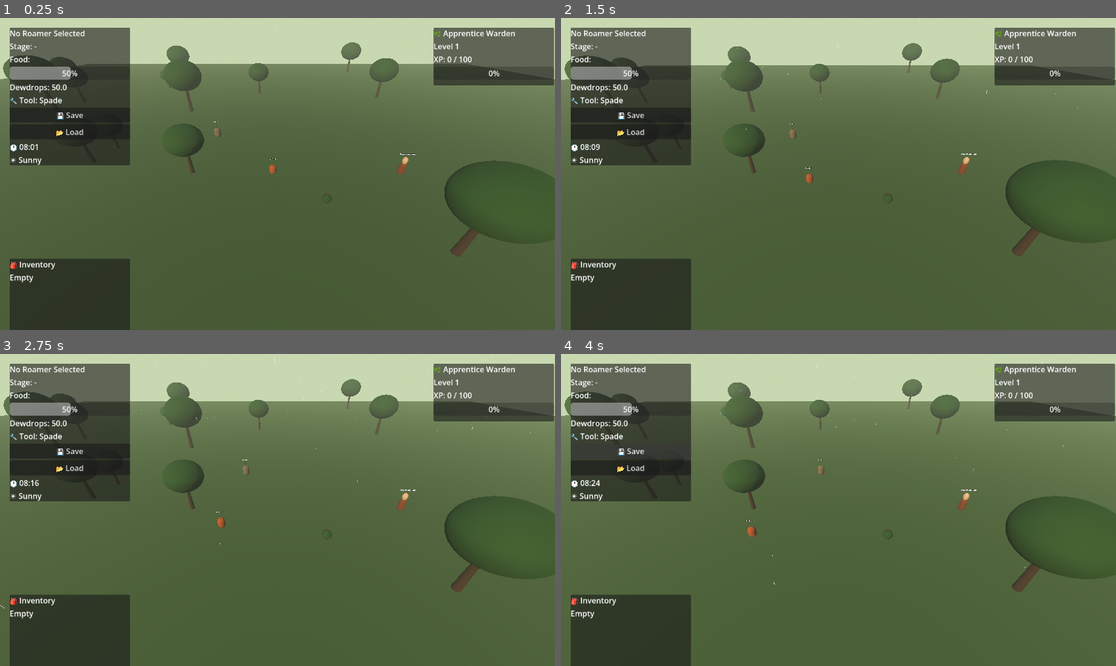
Above: before the commit, frames 1-4 (two rows, left to right).
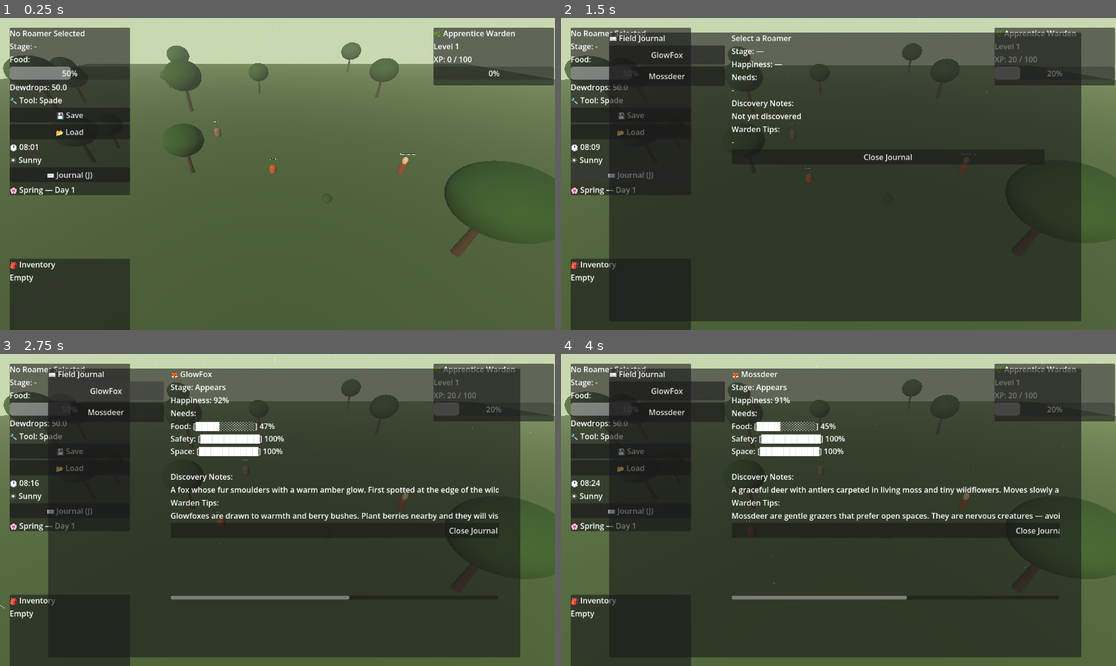
Above: after the commit, the same moments.

Repository: Ronana/Habitat
Game: Godot game, scene res://scenes/garden.tscn
Two runs of this game, one before a commit and one after it. Both use one fixed random seed, a clock stepped at 60 frames per second and the inputs below.
Inputs (mouse positions are in pixels of both pictures, inside the frame that each line leads up to):
- Up to frame 1 (0.25 s): no input
- Up to frame 2 (1.5 s): click "📂 Load" at 0.5 s; click (633, 174) at 1.25 s, where only the run after the commit has a clickable "📖 Journal (J)"
- Up to frame 3 (2.75 s): click (105, 391) at 2 s, where only the run after the commit has a clickable "GlowFox"
- Up to frame 4 (4 s): click (666, 413) at 2.75 s, where only the run after the commit has a clickable "Mossdeer"; click "💾 Save" at 3.5 s

The runs differ from the first frame. In frame 1, 2.1% of the frame differs, in the area x 1-24%, y 46-57%; in frame 2, 72%; in frame 3, 71%; in frame 4, 72%, in the area x 1-94%, y 4-98%.

Commit message:
Seasonal system — spring, summer, autumn, winter with dynamic sky and lighting

Diff:
--- a/habitat/project.godot
+++ b/habitat/project.godot
@@ -23,6 +23,7 @@
 InventoryManager="*uid://dl14j51s37ici"
 WeatherManager="*uid://cd878p7bqsd75"
 WardenManager="*uid://d1sxvsspv0pty"
+SeasonManager="*uid://6ni2kio4bvno"
 
 [physics]
 
--- /dev/null
+++ b/habitat/scenes/field_journal.tscn
@@ -0,0 +1,86 @@
+[gd_scene format=3 uid="uid://c1lkhe5e3ixcb"]
+
+[ext_resource type="Script" uid="uid://cm6r4wwgih38b" path="res://scripts/field_journal.gd" id="1_5lp0u"]
+
+[node name="FieldJournal" type="CanvasLayer" unique_id=938521938]
+script = ExtResource("1_5lp0u")
+
+[node name="JournalPanel" type="PanelContainer" parent="." unique_id=1170420411]
+visible = false
+custom_minimum_size = Vector2(980, 580)
+offset_left = 100.0
+offset_top = 30.0
+offset_right = 1000.0
+offset_bottom = 630.0
+
+[node name="HBoxContainer" type="HBoxContainer" parent="JournalPanel" unique_id=321631627]
+layout_mode = 2
+
+[node name="LeftPanel" type="VBoxContainer" parent="JournalPanel/HBoxContainer" unique_id=242294266]
+custom_minimum_size = Vector2(250, 500)
+layout_mode = 2
+
+[node name="JournalTitle" type="Label" parent="JournalPanel/HBoxContainer/LeftPanel" unique_id=1314057857]
+layout_mode = 2
+text = "📖 Field Journal"
+
+[node name="ScrollContainer" type="ScrollContainer" parent="JournalPanel/HBoxContainer/LeftPanel" unique_id=1691598196]
+custom_minimum_size = Vector2(250, 400)
+layout_mode = 2
+
+[node name="RoamerList" type="VBoxContainer" parent="JournalPanel/HBoxContainer/LeftPanel/ScrollContainer" unique_id=1938798841]
+custom_minimum_size = Vector2(240, 400)
+layout_mode = 2
+
+[node name="RightPanel" type="VBoxContainer" parent="JournalPanel/HBoxContainer" unique_id=227355595]
+custom_minimum_size = Vector2(680, 500)
+layout_mode = 2
+
+[node name="ScrollContainer" type="ScrollContainer" parent="JournalPanel/HBoxContainer/RightPanel" unique_id=732826796]
+custom_minimum_size = Vector2(650, 480)
+layout_mode = 2
+
+[node name="VBoxContainer" type="VBoxContainer" parent="JournalPanel/HBoxContainer/RightPanel/ScrollContainer" unique_id=1189641926]
+layout_mode = 2
+
+[node name="EntryName" type="Label" parent="JournalPanel/HBoxContainer/RightPanel/ScrollContainer/VBoxContainer" unique_id=1340781535]
+layout_mode = 2
+text = "Select a Roamer"
+
+[node name="EntryStage" type="Label" parent="JournalPanel/HBoxContainer/RightPanel/ScrollContainer/VBoxContainer" unique_id=1000105053]
+layout_mode = 2
+text = "Stage: —"
+
+[node name="EntryHappiness" type="Label" parent="JournalPanel/HBoxContainer/RightPanel/ScrollContainer/VBoxContainer" unique_id=358712725]
+layout_mode = 2
+text = "Happiness: —"
+
+[node name="EntryNeeds" type="Label" parent="JournalPanel/HBoxContainer/RightPanel/ScrollContainer/VBoxContainer" unique_id=2012338100]
+layout_mode = 2
+text = "Needs:"
+
+[node name="NeedsDetail" type="Label" parent="JournalPanel/HBoxContainer/RightPanel/ScrollContainer/VBoxContainer" unique_id=1741326857]
+layout_mode = 2
+text = "-"
+
+[node name="EntryDiscovery" type="Label" parent="JournalPanel/HBoxContainer/RightPanel/ScrollContainer/VBoxContainer" unique_id=1868831796]
+layout_mode = 2
+text = "Discovery Notes:"
+
+[node name="DiscoveryDetail" type="Label" parent="JournalPanel/HBoxContainer/RightPanel/ScrollContainer/VBoxContainer" unique_id=1085168879]
+custom_minimum_size = Vector2(650, 0)
+layout_mode = 2
+text = "Not yet discovered"
+
+[node name="EntryTips" type="Label" parent="JournalPanel/HBoxContainer/RightPanel/ScrollContainer/VBoxContainer" unique_id=1801094453]
+layout_mode = 2
+text = "Warden Tips:"
+
+[node name="TipsDetail" type="Label" parent="JournalPanel/HBoxContainer/RightPanel/ScrollContainer/VBoxContainer" unique_id=1062702797]
+custom_minimum_size = Vector2(650, 0)
+layout_mode = 2
+text = "-"
+
+[node name="CloseButton" type="Button" parent="JournalPanel/HBoxContainer/RightPanel/ScrollContainer/VBoxContainer" unique_id=2147038562]
+layout_mode = 2
+text = "Close Journal"
--- a/habitat/scenes/garden.tscn
+++ b/habitat/scenes/garden.tscn
@@ -10,6 +10,7 @@
 [ext_resource type="PackedScene" uid="uid://b4hn7obb75dth" path="res://creatures/mossdeer.tscn" id="8_1vq1v"]
 [ext_resource type="PackedScene" uid="uid://bln8w37off4uw" path="res://scenes/tool_manager.tscn" id="9_5pv02"]
 [ext_resource type="PackedScene" uid="uid://bqrg6quaigfo4" path="res://scenes/maren.tscn" id="10_wiw1g"]
+[ext_resource type="PackedScene" uid="uid://c1lkhe5e3ixcb" path="res://scenes/field_journal.tscn" id="11_8csfy"]
 
 [sub_resource type="StandardMaterial3D" id="StandardMaterial3D_b0h10"]
 albedo_color = Color(0.2901961, 0.41960785, 0.20784314, 1)
@@ -106,3 +107,5 @@
 visibility_aabb = AABB(-100, -30, -100, 200, 50, 200)
 process_material = SubResource("ParticleProcessMaterial_wiw1g")
 draw_pass_1 = SubResource("QuadMesh_8csfy")
+
+[node name="FieldJournal" parent="." unique_id=938521938 instance=ExtResource("11_8csfy")]
--- a/habitat/scenes/roamer_ui.tscn
+++ b/habitat/scenes/roamer_ui.tscn
@@ -55,6 +55,14 @@
 [node name="WeatherLabel" type="Label" parent="Panel/VBoxContainer" unique_id=2058282872]
 layout_mode = 2
 text = "☀️ Sunny"
+
+[node name="JournalButton" type="Button" parent="Panel/VBoxContainer" unique_id=1637680919]
+layout_mode = 2
+text = "📖 Journal (J)"
+
+[node name="SeasonLabel" type="Label" parent="Panel/VBoxContainer" unique_id=465804813]
+layout_mode = 2
+text = "🌸 Spring — Day 1"
 
 [node name="ShopPanel" type="PanelContainer" parent="." unique_id=1357719498 groups=["ui_panels"]]
 visible = false
--- a/habitat/scripts/day_night_manager.gd
+++ b/habitat/scripts/day_night_manager.gd
@@ -63,12 +63,19 @@
 	var sun_angle = (current_time / 24.0) * 360.0 - 90.0
 	sun.rotation_degrees.x = -sun_angle
 
-	# Interpolate sun colour and energy
+	# Get base energy from current season
+	var season_base_energy = SeasonManager.season_data[SeasonManager.current_season]["sun_energy"]
+
+	# Interpolate sun colour only — let season control energy
 	sun.light_color = get_interpolated_colour(sun_colours, current_time)
-	sun.light_energy = get_interpolated_float(sun_energy, current_time)
 
-	# Interpolate ambient light colour
-	environment.ambient_light_color = get_interpolated_colour(sky_colours, current_time)
+	# Blend day/night energy with season energy
+	var day_factor = get_interpolated_float(sun_energy, current_time)
+	sun.light_energy = day_factor * season_base_energy
+
+	# Ambient light from season
+	var season_ambient = SeasonManager.season_data[SeasonManager.current_season]["ambient_colour"]
+	environment.ambient_light_color = season_ambient
 	environment.ambient_light_energy = lerp(0.1, 0.5, sin((current_time / 24.0) * PI))
 
 func get_interpolated_colour(colour_map: Dictionary, time: float) -> Color:
--- /dev/null
+++ b/habitat/scripts/field_journal.gd
@@ -0,0 +1,119 @@
+extends CanvasLayer
+
+@onready var journal_panel = $JournalPanel
+@onready var roamer_list = $JournalPanel/HBoxContainer/LeftPanel/ScrollContainer/RoamerList
+@onready var entry_name = $JournalPanel/HBoxContainer/RightPanel/ScrollContainer/VBoxContainer/EntryName
+@onready var entry_stage = $JournalPanel/HBoxContainer/RightPanel/ScrollContainer/VBoxContainer/EntryStage
+@onready var entry_happiness = $JournalPanel/HBoxContainer/RightPanel/ScrollContainer/VBoxContainer/EntryHappiness
+@onready var needs_detail = $JournalPanel/HBoxContainer/RightPanel/ScrollContainer/VBoxContainer/NeedsDetail
+@onready var discovery_detail = $JournalPanel/HBoxContainer/RightPanel/ScrollContainer/VBoxContainer/DiscoveryDetail
+@onready var tips_detail = $JournalPanel/HBoxContainer/RightPanel/ScrollContainer/VBoxContainer/TipsDetail
+@onready var close_button = $JournalPanel/HBoxContainer/RightPanel/ScrollContainer/VBoxContainer/CloseButton
+
+# Journal data — stores discovered roamer info
+var journal_entries = {}
+
+# Roamer tips database
+var roamer_tips = {
+	"GlowFox": "Glowfoxes are drawn to warmth and berry bushes. Plant berries nearby and they will visit more readily. They are most active at dusk when their fur begins to glow.",
+	"Mossdeer": "Mossdeer are gentle grazers that prefer open spaces. They are nervous creatures — avoid loud activities nearby. Their mossy antlers grow larger the happier they are.",
+}
+
+var roamer_discovery_notes = {
+	"GlowFox": "A fox whose fur smoulders with a warm amber glow. First spotted at the edge of the wilderness, drawn by the scent of berries.",
+	"Mossdeer": "A graceful deer with antlers carpeted in living moss and tiny wildflowers. Moves slowly and deliberately through open clearings.",
+}
+
+func _ready():
+	close_button.pressed.connect(close_journal)
+	journal_panel.visible = false
+
+func _input(event):
+	if event is InputEventKey and event.pressed:
+		if event.keycode == KEY_J:
+			toggle_journal()
+
+func toggle_journal():
+	journal_panel.visible = !journal_panel.visible
+	if journal_panel.visible:
+		refresh_journal()
+
+func close_journal():
+	journal_panel.visible = false
+
+func discover_roamer(roamer_name: String):
+	if not journal_entries.has(roamer_name):
+		journal_entries[roamer_name] = {
+			"discovered": true,
+			"first_seen": get_time_string(),
+			"times_fed": 0,
+			"highest_stage": 0
+		}
+		print("📖 New journal entry: ", roamer_name)
+		WardenManager.gain_xp("roamer_appears")
+
+func update_entry(roamer_name: String, stage: int, times_fed: int):
+	if journal_entries.has(roamer_name):
+		journal_entries[roamer_name]["highest_stage"] = max(
+			journal_entries[roamer_name]["highest_stage"], stage
+		)
+		journal_entries[roamer_name]["times_fed"] = times_fed
+
+func refresh_journal():
+	for child in roamer_list.get_children():
+		child.queue_free()
+
+	var roamers = get_tree().get_nodes_in_group("roamers")
+	print("Roamers found in journal: ", roamers.size())
+	for r in roamers:
+		print(" - ", r.name)
+
+	if roamers.is_empty():
+		var empty = Label.new()
+		empty.text = "No Roamers discovered yet."
+		roamer_list.add_child(empty)
+		return
+
+	for roamer in roamers:
+		discover_roamer(roamer.name)
+		var btn = Button.new()
+		btn.text = roamer.name
+		btn.custom_minimum_size = Vector2(200, 40)
+		btn.pressed.connect(_on_roamer_selected.bind(roamer))
+		roamer_list.add_child(btn)
+		print("Added button for: ", roamer.name)
+
+
+
+func _on_roamer_selected(roamer):
+	var stage_names = ["Appears", "Visits", "Resident", "Bonded"]
+	entry_name.text = "🦊 " + roamer.name
+	entry_stage.text = "Stage: " + stage_names[roamer.attraction_stage]
+	entry_happiness.text = "Happiness: " + str(int(roamer.happiness * 100)) + "%"
+
+	# Build needs string
+	var needs_text = ""
+	for need in roamer.needs:
+		var bar = _make_bar(roamer.needs[need])
+		needs_text += need.capitalize() + ": " + bar + " " + str(int(roamer.needs[need] * 100)) + "%\n"
+	needs_detail.text = needs_text
+
+	# Discovery notes
+	if roamer_discovery_notes.has(roamer.name):
+		discovery_detail.text = roamer_discovery_notes[roamer.name]
+	else:
+		discovery_detail.text = "Still learning about this creature..."
+
+	# Warden tips
+	if roamer_tips.has(roamer.name):
+		tips_detail.text = roamer_tips[roamer.name]
+	else:
+		tips_detail.text = "Keep observing to learn more."
+
+func _make_bar(value: float) -> String:
+	var filled = int(value * 10)
+	var empty = 10 - filled
+	return "[" + "█".repeat(filled) + "░".repeat(empty) + "]"
+
+func get_time_string() -> String:
+	return DayNightManager.get_time_string()
--- a/habitat/scripts/garden.gd
+++ b/habitat/scripts/garden.gd
@@ -17,17 +17,13 @@
 	WeatherManager.environment = env
 	WeatherManager.sun = sun
 	WeatherManager.rain_particles = get_node("RainParticles")
+	SeasonManager.environment = env
+	SeasonManager.sun = sun
 
 	# Try to load save
-	var loaded = SaveManager.load_game(self)
+	var loaded = await SaveManager.load_game(self)
 	if not loaded:
 		print("Fresh wilderness — no save found")
-
-	# Test rain particles
-	var rain = get_node("RainParticles")
-	rain.emitting = true
-	print("Rain particles emitting: ", rain.emitting)
-	print("Rain particle amount: ", rain.amount)
 
 func _input(event):
 	if event is InputEventKey and event.pressed:
@@ -46,6 +42,27 @@
 			WeatherManager.set_weather(WeatherManager.Weather.FOG)
 		if event.keycode == KEY_4:
 			WeatherManager.set_weather(WeatherManager.Weather.WIND)
+			# Press F1-F4 to force seasons for testing
+		if event.keycode == KEY_F1:
+			SeasonManager.current_season = SeasonManager.Season.SPRING
+			SeasonManager.apply_season()
+			WeatherManager.apply_weather_effects()
+			SeasonManager.emit_signal("season_changed", SeasonManager.current_season)
+		if event.keycode == KEY_F2:
+			SeasonManager.current_season = SeasonManager.Season.SUMMER
+			SeasonManager.apply_season()
+			WeatherManager.apply_weather_effects()
+			SeasonManager.emit_signal("season_changed", SeasonManager.current_season)
+		if event.keycode == KEY_F3:
+			SeasonManager.current_season = SeasonManager.Season.AUTUMN
+			SeasonManager.apply_season()
+			WeatherManager.apply_weather_effects()
+			SeasonManager.emit_signal("season_changed", SeasonManager.current_season)
+		if event.keycode == KEY_F4:
+			SeasonManager.current_season = SeasonManager.Season.WINTER
+			SeasonManager.apply_season()
+			WeatherManager.apply_weather_effects()
+			SeasonManager.emit_signal("season_changed", SeasonManager.current_season)
 
 func scatter_trees():
 	var i = 0
--- a/habitat/scripts/roamer_base.gd
+++ b/habitat/scripts/roamer_base.gd
@@ -51,7 +51,7 @@
 	dewdrop_timer += delta
 	if dewdrop_timer >= dewdrop_interval:
 		dewdrop_timer = 0.0
-		var earned = happiness * 2.0
+		var earned = happiness * 2.0 * SeasonManager.get_dewdrop_multiplier()
 		CurrencyManager.add_dewdrops(earned)
 	# Seek food when hungry
 	food_seek_timer += delta
@@ -89,7 +89,7 @@
 	var total = 0.0
 	for need in needs:
 		total += needs[need]
-	happiness = total / needs.size()
+	happiness = clamp((total / needs.size()) + SeasonManager.get_happiness_bonus(), 0.0, 1.0)
 
 func handle_wandering(delta):
 	wander_timer -= delta
--- a/habitat/scripts/roamer_ui.gd
+++ b/habitat/scripts/roamer_ui.gd
@@ -26,7 +26,9 @@
 	WardenManager.xp_gained.connect(_on_xp_gained)
 	WardenManager.level_up.connect(_on_level_up)
 	update_warden_ui()
-
+	SeasonManager.season_changed.connect(_on_season_changed)
+	SeasonManager.day_passed.connect(_on_day_passed)
+	update_season_ui()
 	# Connect shop buttons
 	$ShopPanel/VBoxContainer/Item0.pressed.connect(_on_buy_item.bind(0))
 	$ShopPanel/VBoxContainer/Item1.pressed.connect(_on_buy_item.bind(1))
@@ -34,7 +36,9 @@
 	$ShopPanel/VBoxContainer/Item3.pressed.connect(_on_buy_item.bind(3))
 	$ShopPanel/VBoxContainer/CloseButton.pressed.connect(close_shop)
 	$Panel/VBoxContainer/SaveButton.pressed.connect(_on_save)
-	$Panel/VBoxContainer/LoadButton.pressed.connect(_on_load)#
+	$Panel/VBoxContainer/LoadButton.pressed.connect(_on_load)
+	$Panel/VBoxContainer/JournalButton.pressed.connect(_on_journal_button)
+	print("SeasonLabel found: ", has_node("Panel/VBoxContainer/SeasonLabel"))
 
 
 
@@ -151,3 +155,20 @@
 func show_level_up_message():
 	# Simple level up notification for now
 	print("UI: Level up to ", WardenManager.current_level)
+
+func _on_journal_button():
+	var journal = get_tree().get_root().get_node("Garden/FieldJournal")
+	journal.toggle_journal()
+
+func _on_season_changed(_season):
+	update_season_ui()
+
+func _on_day_passed(_day):
+	update_season_ui()
+
+func update_season_ui():
+	var label = $Panel/VBoxContainer/SeasonLabel
+	if label:
+		label.text = SeasonManager.get_season_string()
+	else:
+		print("ERROR: SeasonLabel not found")
--- a/habitat/scripts/save_manager.gd
+++ b/habitat/scripts/save_manager.gd
@@ -43,7 +43,7 @@
 	file.close()
 	print("Game saved successfully!")
 
-func load_game(garden: Node):
+func load_game(_garden: Node):
 	if not FileAccess.file_exists(SAVE_PATH):
 		print("No save file found — starting fresh")
 		return false
@@ -63,9 +63,11 @@
 	# Remove existing Roamers and bushes before loading
 	for roamer in get_tree().get_nodes_in_group("roamers"):
 		roamer.queue_free()
-
 	for bush in get_tree().get_nodes_in_group("food"):
 		bush.queue_free()
+
+	# Wait one frame for queue_free to complete
+	await get_tree().process_frame
 
 	# Restore currency
 	CurrencyManager.dewdrops = save_data["currency"]["dewdrops"]
@@ -77,7 +79,8 @@
 		var scene = load(roamer_data["scene"])
 		if scene:
 			var roamer = scene.instantiate()
-			garden.add_child(roamer)
+			roamer.name = roamer_data["name"]
+			_garden.add_child(roamer)
 			roamer.global_position = Vector3(
 				roamer_data["position"]["x"],
 				roamer_data["position"]["y"],
@@ -90,7 +93,7 @@
 	var bush_scene = load("res://scenes/berry_bush.tscn")
 	for bush_data in save_data["berry_bushes"]:
 		var bush = bush_scene.instantiate()
-		garden.add_child(bush)
+		_garden.add_child(bush)
 		bush.global_position = Vector3(
 			bush_data["position"]["x"],
 			bush_data["position"]["y"],
--- /dev/null
+++ b/habitat/scripts/season_manager.gd
@@ -0,0 +1,138 @@
+extends Node
+
+signal season_changed(new_season)
+signal day_passed(day_number)
+
+enum Season { SPRING, SUMMER, AUTUMN, WINTER }
+
+var current_season: Season = Season.SPRING
+var current_day: int = 1
+var days_per_season: int = 7
+var day_timer: float = 0.0
+var day_length_seconds: float = 240.0 # Matches DayNightManager
+
+var season_data = {
+	Season.SPRING: {
+	"name": "Spring",
+	"icon": "🌸",
+	"ambient_colour": Color(0.7, 1.0, 0.7),
+	"fog_colour": Color(0.8, 1.0, 0.8),
+	"fog_density": 0.004,
+	"sun_energy": 1.2,
+	"sky_top_colour": Color(0.4, 0.7, 0.5),
+	"sky_horizon_colour": Color(0.7, 0.95, 0.75),
+	"description": "Roamers emerge and new species appear for the first time.",
+	"roamer_happiness_bonus": 0.1,
+	"dewdrop_multiplier": 1.0
+	},
+	Season.SUMMER: {
+	"name": "Summer",
+	"icon": "☀️",
+	"ambient_colour": Color(1.0, 0.9, 0.5),
+	"fog_colour": Color(1.0, 0.95, 0.6),
+	"fog_density": 0.0,
+	"sun_energy": 2.2,
+	"sky_top_colour": Color(0.2, 0.5, 0.9),
+	"sky_horizon_colour": Color(0.6, 0.85, 1.0),
+	"description": "Peak activity. Most Roamers active. Breeding rates highest.",
+	"roamer_happiness_bonus": 0.2,
+	"dewdrop_multiplier": 1.5
+	},
+	Season.AUTUMN: {
+	"name": "Autumn",
+	"icon": "🍂",
+	"ambient_colour": Color(0.9, 0.7, 0.4),
+	"fog_colour": Color(0.85, 0.7, 0.5),
+	"fog_density": 0.002,
+	"sun_energy": 1.2,
+	"sky_top_colour": Color(0.5, 0.35, 0.2),
+	"sky_horizon_colour": Color(0.85, 0.6, 0.3),
+	"description": "Rare Roamers appear. Some species prepare to hibernate.",
+	"roamer_happiness_bonus": 0.0,
+	"dewdrop_multiplier": 1.2
+	},
+	Season.WINTER: {
+	"name": "Winter",
+	"icon": "❄️",
+	"ambient_colour": Color(0.7, 0.8, 0.95),
+	"fog_colour": Color(0.85, 0.9, 1.0),
+	"fog_density": 0.003,
+	"sun_energy": 0.8,
+	"sky_top_colour": Color(0.15, 0.2, 0.4),
+	"sky_horizon_colour": Color(0.6, 0.7, 0.9),
+	"description": "Nocturnal Roamers most active. Exclusive winter Roamers appear.",
+	"roamer_happiness_bonus": -0.1,
+	"dewdrop_multiplier": 0.8
+	},
+}
+
+# References
+var environment: Environment
+var sun: DirectionalLight3D
+
+func _process(delta):
+	day_timer += delta
+	if day_timer >= day_length_seconds:
+		day_timer = 0.0
+		advance_day()
+
+func advance_day():
+	current_day += 1
+	emit_signal("day_passed", current_day)
+	print("📅 Day ", current_day, " of ", get_season_name())
+
+	if current_day > days_per_season:
+		current_day = 1
+		advance_season()
+
+func advance_season():
+	var next_season = (current_season + 1) % 4
+	current_season = next_season
+	emit_signal("season_changed", current_season)
+	apply_season()
+	print("🌿 Season changed to: ", get_season_name())
+	WardenManager.gain_xp("roamer_appears")
+
+func apply_season():
+	print("apply_season called — season: ", get_season_name())
+	if not environment or not sun:
+		print("ERROR: Missing environment or sun reference")
+		return
+	var data = season_data[current_season]
+
+	environment.ambient_light_color = data["ambient_colour"]
+	sun.light_energy = data["sun_energy"]
+
+	if data["fog_density"] > 0:
+		environment.fog_enabled = true
+		environment.fog_density = data["fog_density"]
+		environment.fog_light_color = data["fog_colour"]
+	else:
+		environment.fog_enabled = false
+
+	# Update procedural sky colours
+	var sky = environment.sky
+	if sky:
+		var sky_mat = sky.sky_material
+		if sky_mat and sky_mat is ProceduralSkyMaterial:
+			sky_mat.sky_top_color = data["sky_top_colour"]
+			sky_mat.sky_horizon_color = data["sky_horizon_colour"]
+			sky_mat.ground_horizon_color = data["sky_horizon_colour"]
+
+func get_season_name() -> String:
+	return season_data[current_season]["name"]
+
+func get_season_icon() -> String:
+	return season_data[current_season]["icon"]
+
+func get_season_description() -> String:
+	return season_data[current_season]["description"]
+
+func get_happiness_bonus() -> float:
+	return season_data[current_season]["roamer_happiness_bonus"]
+
+func get_dewdrop_multiplier() -> float:
+	return season_data[current_season]["dewdrop_multiplier"]
+
+func get_season_string() -> String:
+	return get_season_icon() + " " + get_season_name() + " — Day " + str(current_day)
--- a/habitat/scripts/weather_manager.gd
+++ b/habitat/scripts/weather_manager.gd
@@ -53,29 +53,37 @@
 func apply_weather_effects():
 	if not environment or not sun:
 		return
+
+	# Get base values from current season
+	var season_sun_energy = SeasonManager.season_data[SeasonManager.current_season]["sun_energy"]
+	var season_ambient = SeasonManager.season_data[SeasonManager.current_season]["ambient_colour"]
+
 	match current_weather:
 		Weather.SUNNY:
-			sun.light_energy = 1.8
+			sun.light_energy = season_sun_energy
+			environment.ambient_light_color = season_ambient
 			environment.fog_enabled = false
-			environment.fog_density = 0.0
 			if rain_particles:
 				rain_particles.emitting = false
 		Weather.RAIN:
-			sun.light_energy = 0.6
+			sun.light_energy = season_sun_energy * 0.4
+			environment.ambient_light_color = season_ambient.darkened(0.3)
 			environment.fog_enabled = true
 			environment.fog_density = 0.003
 			environment.fog_light_color = Color(0.6, 0.6, 0.7)
 			if rain_particles:
 				rain_particles.emitting = true
 		Weather.FOG:
-			sun.light_energy = 0.4
+			sun.light_energy = season_sun_energy * 0.3
+			environment.ambient_light_color = season_ambient.lightened(0.1)
 			environment.fog_enabled = true
 			environment.fog_density = 0.015
 			environment.fog_light_color = Color(0.8, 0.85, 0.9)
 			if rain_particles:
 				rain_particles.emitting = false
 		Weather.WIND:
-			sun.light_energy = 1.4
+			sun.light_energy = season_sun_energy * 0.9
+			environment.ambient_light_color = season_ambient
 			environment.fog_enabled = false
 			if rain_particles:
 				rain_particles.emitting = false
Not shown, added: habitat/scripts/field_journal.gd.uid
Not shown, added: habitat/scripts/season_manager.gd.uid
